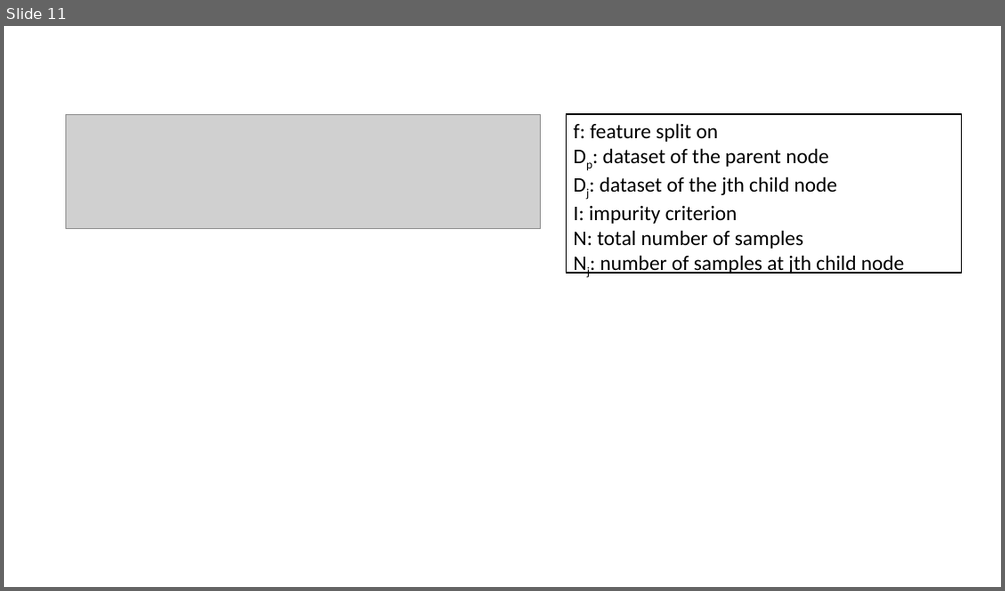
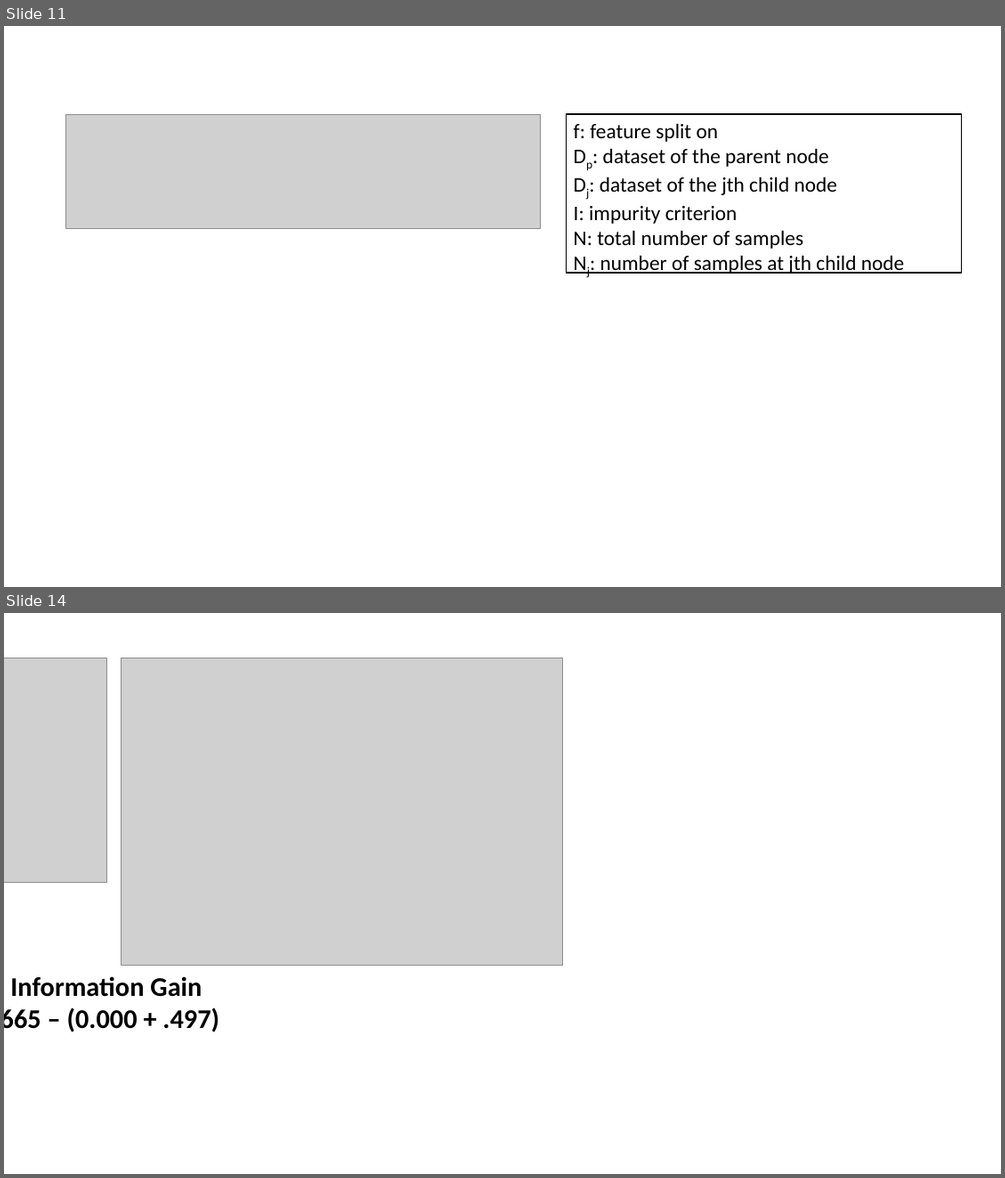
Before and after one commit to mGalarnyk/Python_Tutorials, a slide deck: Sklearn/DecisionTrees/powerpoint/DecisionComparison.pptx. Shown one above the other, each under a label of ours: slide 11 before the commit, slides 11 and 14 after it; the slides between them are not shown. The pictures are 1005x591 and 1005x1178 pixels, drawn with LibreOffice and Linux fonts; fonts in the diff are those of the drawing; grey boxes stand for pictures. Boxes give left, top, right and bottom in pixels: in the first picture for what was removed or moved away, otherwise in the second. Text is boxed around its words. In the diff, an @@ line names an element or a change of style, - is before the commit and + after.

```diff
--- a/Sklearn/DecisionTrees/powerpoint/DecisionComparison.pptx
+++ b/Sklearn/DecisionTrees/powerpoint/DecisionComparison.pptx
@@ slide 14 added at [4,613,1001,1174], background #FFFFFF @@
@@ picture added at [4,657,106,882] @@
@@ picture added at [121,657,563,965] @@
@@ text added at [4,976,219,1032], 26 pt, text #000000, bold @@
+Information Gain
+.665 – (0.000 + .497)
```
Also in this commit, not shown: 2 slides changed, 2 other slides added, 9 other files.
